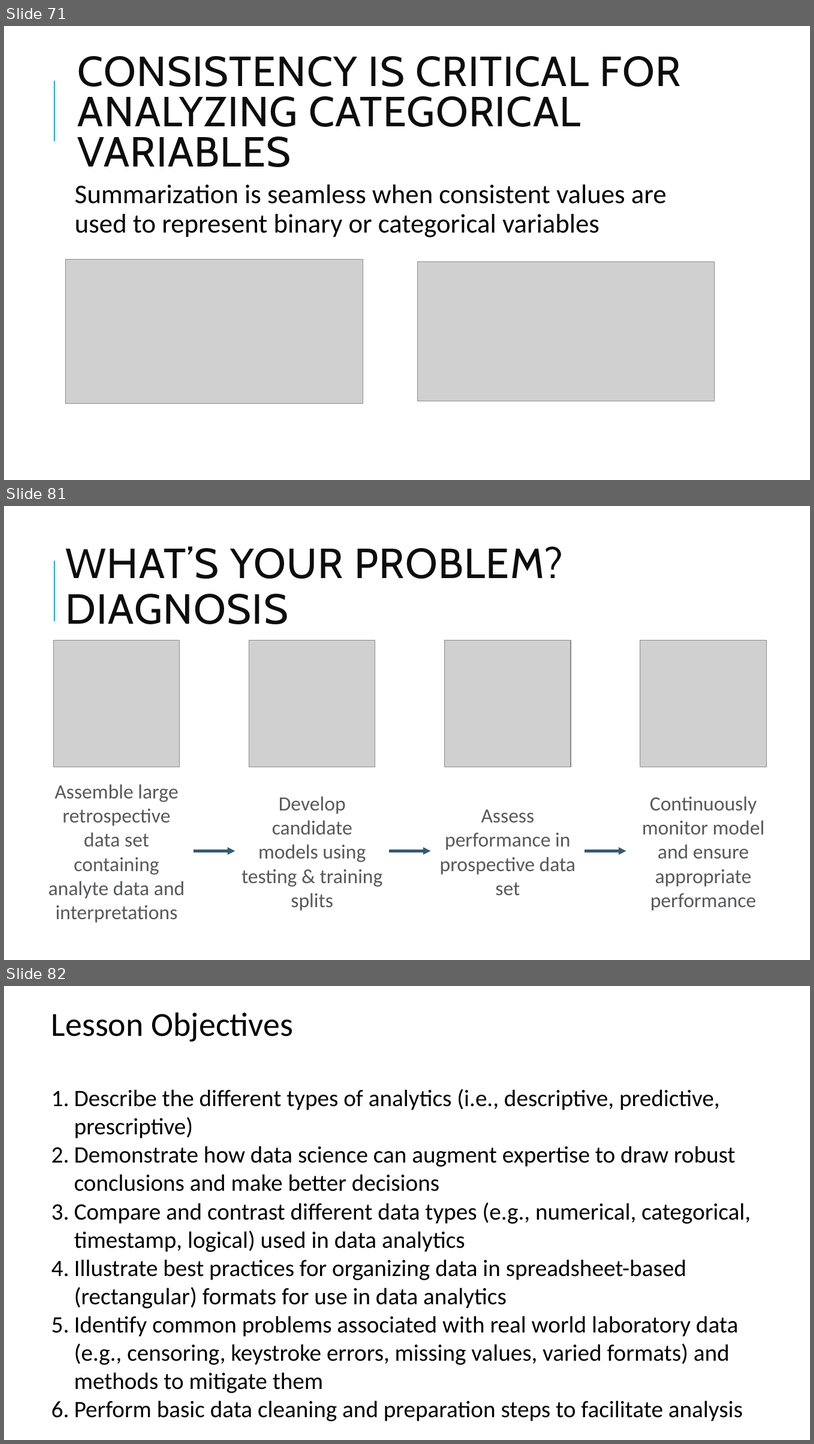
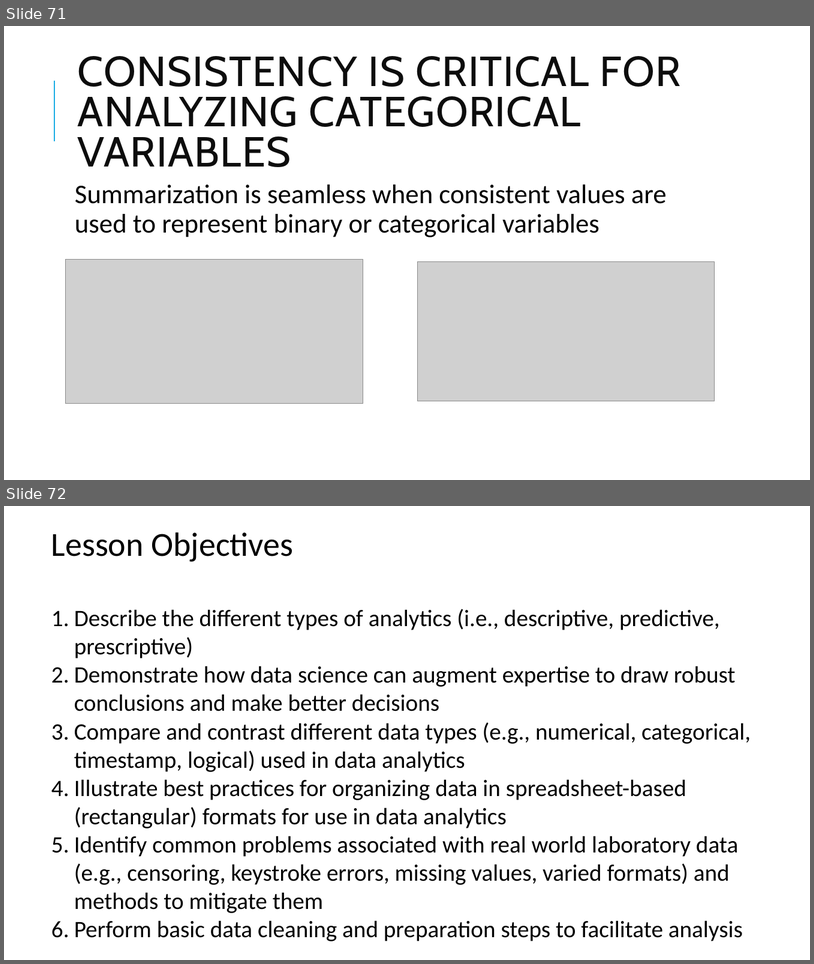
Before and after one commit to pcmathias/MSACL-data-literacy, a slide deck: updates_2026/presentations/Module 1 Slides.pptx. Shown one above the other, each under a label of ours: slides 71, 81 and 82 before the commit, slides 71 and 72 after it; the slides between them are not shown. The pictures are 814x1444 and 814x964 pixels, drawn with LibreOffice and Linux fonts; fonts in the diff are those of the drawing; grey boxes stand for pictures; background and template pictures are left out. Boxes give left, top, right and bottom in pixels: in the first picture for what was removed or moved away, otherwise in the second. Text is boxed around its words. In the diff, an @@ line names an element or a change of style, - is before the commit and + after.

```diff
--- a/updates_2026/presentations/Module 1 Slides.pptx
+++ b/updates_2026/presentations/Module 1 Slides.pptx
@@ slide 81 removed at (x1=4, y1=506, x2=810, y2=960), background #FFFFFF; not listed: 1 template element that a slide beside it also shows @@
@@ title removed at (x1=65, y1=546, x2=563, y2=624) @@
-WHAT’S YOUR PROBLEM? DIAGNOSIS
@@ picture removed at (x1=54, y1=640, x2=180, y2=767) @@
@@ picture removed at (x1=249, y1=640, x2=375, y2=767) @@
@@ picture removed at (x1=445, y1=640, x2=572, y2=767) @@
@@ picture removed at (x1=641, y1=640, x2=767, y2=767) @@
@@ text removed at (x1=48, y1=784, x2=185, y2=922) @@
-Assemble large retrospective data set containing analyte data and interpretations
@@ text removed at (x1=242, y1=796, x2=383, y2=910) @@
-Develop candidate models using testing & training splits
@@ text removed at (x1=440, y1=809, x2=576, y2=895) @@
-Assess performance in prospective data set
@@ text removed at (x1=642, y1=796, x2=765, y2=910) @@
-Continuously monitor model and ensure appropriate performance
@@ arrow removed from (194, 851) to (235, 851) @@
@@ arrow removed from (389, 851) to (431, 851) @@
@@ arrow removed from (585, 851) to (626, 851) @@
@@ what was slide 82 is now slide 72 @@
```
Also in this commit, not shown: 9 other slides removed.
